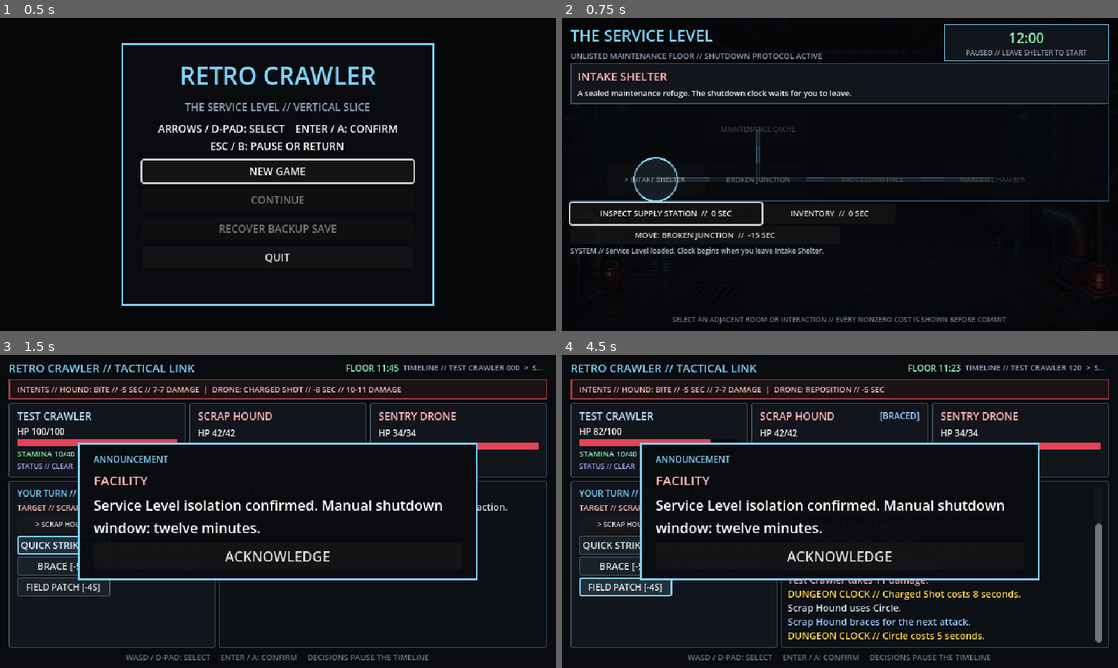
Above: before the commit, frames 1-4 (two rows, left to right).
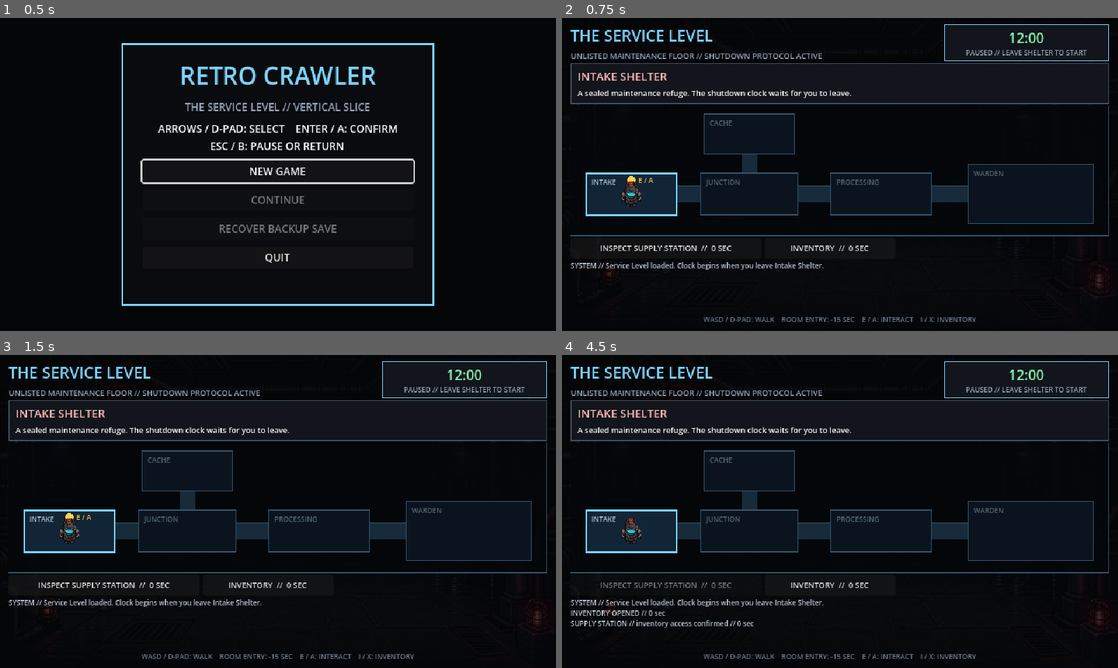
Above: after the commit, the same moments.

Repository: mtmann213/retro-crawler
Game: Godot game, scene res://main/main.tscn
Two runs of this game, one before a commit and one after it. Both use one fixed random seed, a clock stepped at 60 frames per second and the inputs below.
Inputs (mouse positions are in pixels of both pictures, inside the frame that each line leads up to):
- Up to frame 1 (0.5 s): no input
- Up to frame 2 (0.75 s): click "NEW GAME" at 0.5 s
- Up to frame 3 (1.5 s): click (194, 517) at 1.25 s, where only the run before the commit has a clickable "BROKEN JUNCTION"
- Up to frame 4 (4.5 s): click (828, 586) at 2 s, where only the run after the commit has a clickable "INVENTORY // 0 SEC"; click (840, 633) at 2.75 s, where only the run after the commit has a clickable "RETURN TO DUNGEON"; click (623, 524) at 3.5 s, where only the run before the commit has a clickable "> SCRAP HOUND"; click (667, 586) at 4.25 s, where only the run after the commit has a clickable "INSPECT SUPPLY STATION // 0 S…"

Frame 1 is identical in both runs. In frame 2, 7.9% of the frame differs, in the area x 1-99%, y 30-98%; in frame 3, 17%; in frame 4, 20%, in the area x 1-99%, y 2-98%.

Commit message:
Add Milestone 8 walkable Service Level

Diff:
--- a/scenes/dungeon/dungeon_map.gd
+++ /dev/null
@@ -1,37 +0,0 @@
-class_name DungeonMap
-extends Control
-
-const FLOOR: FloorDefinition = preload("res://content/floors/floor_service_level.tres")
-const PATH_COLOR := Color("35506a")
-const ACTIVE_COLOR := Color("7dd3fc")
-
-var current_room_id: StringName = &""
-
-
-func _ready() -> void:
-	mouse_filter = Control.MOUSE_FILTER_PASS
-	queue_redraw()
-
-
-func present(room_id: StringName) -> void:
-	current_room_id = room_id
-	queue_redraw()
-
-
-func _draw() -> void:
-	draw_rect(Rect2(Vector2.ZERO, size), Color(0.025, 0.035, 0.05, 0.82), true)
-	draw_rect(Rect2(Vector2.ZERO, size), Color(0.192, 0.365, 0.478, 0.8), false, 1.0)
-	for room: RoomDefinition in FLOOR.rooms:
-		var from := room.map_position + Vector2(56, 19)
-		for exit_id: StringName in room.connected_room_ids:
-			if String(room.content_id) >= String(exit_id):
-				continue
-			var destination := FLOOR.get_room(exit_id)
-			var to := destination.map_position + Vector2(56, 19)
-			draw_line(from, to, PATH_COLOR, 5.0, false)
-			draw_line(from, to, Color("152435"), 2.0, false)
-	var current := FLOOR.get_room(current_room_id)
-	if current != null:
-		var center := current.map_position + Vector2(56, 19)
-		draw_circle(center, 25.0, Color(0.49, 0.83, 0.99, 0.12))
-		draw_arc(center, 25.0, 0.0, TAU, 24, ACTIVE_COLOR, 2.0, false)
--- a/scenes/dungeon/dungeon_screen.gd
+++ b/scenes/dungeon/dungeon_screen.gd
@@ -11,8 +11,7 @@
 @onready var floor_clock: FloorClock = %FloorClock
 @onready var room_title: Label = %RoomTitle
 @onready var room_description: Label = %RoomDescription
-@onready var map_area: Control = %MapArea
-@onready var exit_list: GridContainer = %ExitList
+@onready var map_area: WalkableWorld = %MapArea
 @onready var interaction_button: DungeonInteractable = %InteractionButton
 @onready var inventory_button: Button = %InventoryButton
 @onready var emergency_button: Button = %EmergencyButton
@@ -40,27 +39,15 @@
 	interaction_button.interaction_requested.connect(_interact)
 	inventory_button.pressed.connect(_open_inventory)
 	inventory_screen.item_used.connect(_spend_inventory_time)
+	inventory_screen.continue_requested.connect(_return_from_inventory)
 	extract_button.pressed.connect(_extract)
 	emergency_button.pressed.connect(_extract)
 	announcement_panel.event_acknowledged.connect(_acknowledge_dialogue)
-	_build_map()
+	map_area.room_entered.connect(_move_to_room)
+	map_area.interaction_requested.connect(_world_interact)
+	map_area.inventory_requested.connect(_open_inventory)
 	_append_log("SYSTEM // Service Level loaded. Clock begins when you leave Intake Shelter.")
 	_render_room()
-
-
-func _build_map() -> void:
-	for room: RoomDefinition in FLOOR.rooms:
-		var button := Button.new()
-		button.name = String(room.content_id)
-		button.position = room.map_position
-		button.size = Vector2(112, 38)
-		button.text = room.display_name.to_upper()
-		button.clip_text = true
-		button.text_overrun_behavior = TextServer.OVERRUN_TRIM_ELLIPSIS
-		button.add_theme_font_size_override("font_size", 8)
-		button.tooltip_text = room.description
-		button.pressed.connect(_move_to_room.bind(room.content_id))
-		map_area.add_child(button)
 
 
 func _render_room() -> void:
@@ -68,7 +55,10 @@
 	var room_state := floor_state.get_room_state(room.content_id)
 	room_title.text = room.display_name.to_upper()
 	room_description.text = room.description
-	(map_area as DungeonMap).present(room.content_id)
+	var visited: Dictionary[StringName, bool] = {}
+	for room_id: StringName in floor_state.rooms:
+		visited[room_id] = floor_state.get_room_state(room_id).visited
+	map_area.present(room.content_id, visited, room.interaction_label, not room_state.interaction_completed)
 	floor_clock.present(floor_state)
 	interaction_button.setup(room, room_state.interaction_completed)
 	emergency_button.visible = (
@@ -76,24 +66,6 @@
 		and not floor_state.boss_defeated
 		and not floor_state.extracted
 	)
-	for child: Node in exit_list.get_children():
-		child.queue_free()
-	for exit_id: StringName in room.connected_room_ids:
-		var destination := FLOOR.get_room(exit_id)
-		var button := Button.new()
-		button.text = "MOVE: %s  //  -%d SEC" % [destination.display_name.to_upper(), FLOOR.room_transition_cost]
-		button.size_flags_horizontal = Control.SIZE_EXPAND_FILL
-		button.add_theme_font_size_override("font_size", 9)
-		button.disabled = floor_state.floor_failed or floor_state.extracted
-		button.pressed.connect(_move_to_room.bind(exit_id))
-		exit_list.add_child(button)
-	for map_node: Node in map_area.get_children():
-		var map_button := map_node as Button
-		var map_room_id := StringName(map_button.name)
-		var visited := floor_state.get_room_state(map_room_id).visited
-		map_button.text = ("> " if map_room_id == floor_state.current_room_id else "") + FLOOR.get_room(map_room_id).display_name.to_upper()
-		map_button.disabled = not room.connected_room_ids.has(map_room_id) or floor_state.floor_failed or floor_state.extracted
-		map_button.modulate = Color.WHITE if visited or map_room_id == floor_state.current_room_id else Color(0.45, 0.48, 0.52)
 	end_panel.visible = floor_state.floor_failed or floor_state.extracted or floor_state.victory_ending
 	if floor_state.victory_ending:
 		end_label.text = "RUN COMPLETE // WARDEN DEFEATED\nThe Service Level is safely shut down."
@@ -105,6 +77,7 @@
 		end_label.text = "FLOOR FAILURE // SHUTDOWN DEADLINE REACHED"
 		extract_button.visible = true
 	call_deferred("_focus_default_control")
+	map_area.movement_enabled = not floor_state.floor_failed and not floor_state.extracted and not floor_state.victory_ending
 
 
 func _move_to_room(room_id: StringName) -> void:
@@ -154,12 +127,25 @@
 	_request_save()
 
 
+func _world_interact() -> void:
+	var room := FLOOR.get_room(floor_state.current_room_id)
+	if not room.interaction_id.is_empty():
+		_interact(room.interaction_id)
+
+
 func _open_inventory() -> void:
 	var player := PrototypeEncounter.create_simulation().get_combatant(1)
 	EquipmentRules.apply_equipped_items(reward_session.inventory, player, reward_session.item_catalog)
 	CombatScreen.apply_player_run_snapshot(player, player_run_state)
 	inventory_screen.present(reward_session, player, [], "RETURN TO DUNGEON")
 	_append_log("INVENTORY OPENED // 0 sec")
+
+
+func _return_from_inventory() -> void:
+	if inventory_screen.player != null:
+		player_run_state = CombatScreen.create_player_run_snapshot(inventory_screen.player)
+	call_deferred("_focus_default_control")
+	_request_save()
 
 
 func _spend_inventory_time(seconds: int, description: String) -> void:
@@ -288,6 +274,7 @@
 	snapshot.reward_snapshot = reward_session.to_snapshot()
 	snapshot.player_run_state = player_run_state.duplicate(true)
 	snapshot.dialogue_snapshot = dialogue_state.to_snapshot()
+	snapshot.world_position = map_area.player_position
 	for flag_id: StringName in narrative_flags:
 		snapshot.narrative_flags[String(flag_id)] = narrative_flags[flag_id]
 	if active_combat != null:
@@ -306,6 +293,7 @@
 	for flag_id: String in snapshot.narrative_flags:
 		narrative_flags[StringName(flag_id)] = bool(snapshot.narrative_flags[flag_id])
 	_render_room()
+	map_area.restore_position(snapshot.world_position, floor_state.current_room_id)
 	_append_log("SYSTEM // saved session restored")
 	var pending: Array[DialogueEventDefinition] = []
 	for event: DialogueEventDefinition in dialogue_events:
@@ -325,6 +313,7 @@
 	dialogue_state.pending_events.erase(event_id)
 	dialogue_state.shown_events[event_id] = true
 	_request_save()
+	call_deferred("_focus_default_control")
 
 
 func _focus_default_control() -> void:
@@ -340,7 +329,5 @@
 		return
 	if floor_state.floor_failed and extract_button.visible:
 		extract_button.grab_focus()
-	elif interaction_button.visible and not interaction_button.disabled:
-		interaction_button.grab_focus()
-	elif exit_list.get_child_count() > 0:
-		(exit_list.get_child(0) as Control).grab_focus()
+	else:
+		map_area.grab_focus()
--- a/scenes/dungeon/dungeon_screen.tscn
+++ b/scenes/dungeon/dungeon_screen.tscn
@@ -1,21 +1,12 @@
-[gd_scene load_steps=11 format=3]
+[gd_scene load_steps=9 format=3]
 
 [ext_resource type="Script" path="res://scenes/dungeon/dungeon_screen.gd" id="1_screen"]
 [ext_resource type="PackedScene" path="res://ui/components/floor_clock.tscn" id="2_clock"]
 [ext_resource type="Script" path="res://scenes/dungeon/interactable.gd" id="3_interactable"]
-[ext_resource type="Script" path="res://scenes/dungeon/player_controller.gd" id="4_controller"]
 [ext_resource type="PackedScene" path="res://scenes/menus/inventory_screen.tscn" id="5_inventory"]
 [ext_resource type="PackedScene" path="res://ui/components/announcement_panel.tscn" id="6_announcement"]
 [ext_resource type="Texture2D" path="res://assets/environment/service_level_backdrop.png" id="7_backdrop"]
-[ext_resource type="Script" path="res://scenes/dungeon/dungeon_map.gd" id="8_map"]
-
-[sub_resource type="StyleBoxFlat" id="MapPanel"]
-bg_color = Color(0.025, 0.035, 0.05, 0.82)
-border_width_left = 1
-border_width_top = 1
-border_width_right = 1
-border_width_bottom = 1
-border_color = Color(0.192, 0.365, 0.478, 0.8)
+[ext_resource type="Script" path="res://scenes/dungeon/walkable_world.gd" id="8_map"]
 
 [sub_resource type="StyleBoxFlat" id="Panel"]
 bg_color = Color(0.071, 0.084, 0.106, 1)
@@ -133,7 +124,7 @@
 
 [node name="MapArea" type="Control" parent="ExplorationView/Margin/Layout"]
 unique_name_in_owner = true
-custom_minimum_size = Vector2(0, 110)
+custom_minimum_size = Vector2(0, 150)
 layout_mode = 2
 clip_contents = true
 script = ExtResource("8_map")
@@ -164,14 +155,6 @@
 layout_mode = 2
 theme_override_font_sizes/font_size = 9
 text = "EMERGENCY EXTRACT  //  0 SEC"
-
-[node name="ExitList" type="GridContainer" parent="ExplorationView/Margin/Layout"]
-unique_name_in_owner = true
-layout_mode = 2
-theme_override_constants/separation = 4
-theme_override_constants/h_separation = 4
-theme_override_constants/v_separation = 3
-columns = 2
 
 [node name="EventLog" type="RichTextLabel" parent="ExplorationView/Margin/Layout"]
 unique_name_in_owner = true
@@ -186,7 +169,7 @@
 layout_mode = 2
 theme_override_colors/font_color = Color(0.42, 0.47, 0.54, 1)
 theme_override_font_sizes/font_size = 8
-text = "SELECT AN ADJACENT ROOM OR INTERACTION // EVERY NONZERO COST IS SHOWN BEFORE COMMIT"
+text = "WASD / D-PAD: WALK    ROOM ENTRY: -15 SEC    E / A: INTERACT    I / X: INVENTORY"
 horizontal_alignment = 1
 
 [node name="EndPanel" type="PanelContainer" parent="ExplorationView"]
@@ -250,9 +233,6 @@
 [node name="InventoryScreen" parent="." instance=ExtResource("5_inventory")]
 unique_name_in_owner = true
 
-[node name="PlayerController" type="Node" parent="."]
-script = ExtResource("4_controller")
-
 [node name="TransitionOverlay" type="ColorRect" parent="."]
 unique_name_in_owner = true
 layout_mode = 1
--- a/scenes/dungeon/player_controller.gd
+++ /dev/null
@@ -1,18 +0,0 @@
-class_name DungeonPlayerController
-extends Node
-
-signal direction_requested(direction: Vector2i)
-
-
-func _unhandled_input(event: InputEvent) -> void:
-	var direction := Vector2i.ZERO
-	if event.is_action_pressed("move_up"):
-		direction = Vector2i.UP
-	elif event.is_action_pressed("move_down"):
-		direction = Vector2i.DOWN
-	elif event.is_action_pressed("move_left"):
-		direction = Vector2i.LEFT
-	elif event.is_action_pressed("move_right"):
-		direction = Vector2i.RIGHT
-	if direction != Vector2i.ZERO:
-		direction_requested.emit(direction)
--- /dev/null
+++ b/scenes/dungeon/walkable_world.gd
@@ -0,0 +1,150 @@
+class_name WalkableWorld
+extends Control
+
+signal room_entered(room_id: StringName)
+signal interaction_requested
+signal inventory_requested
+
+const PLAYER_TEXTURE := preload("res://assets/characters/crawler_topdown.png")
+const MOVE_SPEED := 82.0
+const ROOM_RECTS := {
+	&"room_intake_shelter": Rect2(18, 78, 104, 48),
+	&"room_broken_junction": Rect2(150, 78, 112, 48),
+	&"room_maintenance_cache": Rect2(154, 10, 104, 46),
+	&"room_processing_hall": Rect2(300, 78, 116, 48),
+	&"room_warden_chamber": Rect2(458, 68, 144, 68),
+}
+const CORRIDORS := [
+	Rect2(116, 93, 38, 18),
+	Rect2(197, 52, 18, 30),
+	Rect2(258, 93, 46, 18),
+	Rect2(412, 93, 50, 18),
+]
+const ROOM_NAMES := {
+	&"room_intake_shelter": "INTAKE",
+	&"room_broken_junction": "JUNCTION",
+	&"room_maintenance_cache": "CACHE",
+	&"room_processing_hall": "PROCESSING",
+	&"room_warden_chamber": "WARDEN",
+}
+
+var player_position := Vector2(70, 102)
+var current_room_id: StringName = &"room_intake_shelter"
+var visited_room_ids: Dictionary[StringName, bool] = {}
+var interaction_text := ""
+var interaction_available := false
+var movement_enabled := true
+var player_sprite := Sprite2D.new()
+
+
+func _ready() -> void:
+	focus_mode = Control.FOCUS_ALL
+	mouse_filter = Control.MOUSE_FILTER_STOP
+	clip_contents = true
+	var atlas := AtlasTexture.new()
+	atlas.atlas = PLAYER_TEXTURE
+	atlas.region = Rect2(340, 180, 580, 770)
+	player_sprite.texture = atlas
+	player_sprite.scale = Vector2(0.042, 0.042)
+	player_sprite.position = player_position
+	player_sprite.z_index = 5
+	add_child(player_sprite)
+	queue_redraw()
+
+
+func _process(delta: float) -> void:
+	if not movement_enabled or not is_visible_in_tree() or not has_focus():
+		return
+	var direction := Input.get_vector("move_left", "move_right", "move_up", "move_down")
+	if direction.is_zero_approx():
+		return
+	var motion := direction.normalized() * MOVE_SPEED * delta
+	var next := player_position
+	var horizontal := next + Vector2(motion.x, 0)
+	if _is_walkable(horizontal):
+		next = horizontal
+	var vertical := next + Vector2(0, motion.y)
+	if _is_walkable(vertical):
+		next = vertical
+	player_position = next
+	player_sprite.position = player_position
+	_check_room_entry()
+	queue_redraw()
+
+
+func _unhandled_input(event: InputEvent) -> void:
+	if not movement_enabled or not is_visible_in_tree() or not has_focus():
+		return
+	if event.is_action_pressed("inspect") or event.is_action_pressed("confirm"):
+		interaction_requested.emit()
+		get_viewport().set_input_as_handled()
+	elif event.is_action_pressed("inventory"):
+		inventory_requested.emit()
+		get_viewport().set_input_as_handled()
+
+
+func present(
+	room_id: StringName,
+	visited: Dictionary[StringName, bool],
+	interaction_label: String,
+	can_interact: bool,
+) -> void:
+	visited_room_ids = visited.duplicate()
+	interaction_text = interaction_label
+	interaction_available = can_interact
+	if current_room_id != room_id:
+		sync_to_room(room_id)
+	queue_redraw()
+
+
+func sync_to_room(room_id: StringName, force_warp: bool = true) -> void:
+	current_room_id = room_id
+	if force_warp or not (ROOM_RECTS[room_id] as Rect2).has_point(player_position):
+		player_position = (ROOM_RECTS[room_id] as Rect2).get_center()
+		player_sprite.position = player_position
+	queue_redraw()
+
+
+func restore_position(position: Vector2, room_id: StringName) -> void:
+	current_room_id = room_id
+	player_position = position if _is_walkable(position) else (ROOM_RECTS[room_id] as Rect2).get_center()
+	player_sprite.position = player_position
+	queue_redraw()
+
+
+func _check_room_entry() -> void:
+	for room_id: StringName in ROOM_RECTS:
+		var interior := (ROOM_RECTS[room_id] as Rect2).grow(-4.0)
+		if interior.has_point(player_position) and room_id != current_room_id:
+			current_room_id = room_id
+			room_entered.emit(room_id)
+			return
+
+
+func _is_walkable(position: Vector2) -> bool:
+	for rect: Rect2 in ROOM_RECTS.values():
+		if rect.grow(-3.0).has_point(position):
+			return true
+	for corridor: Rect2 in CORRIDORS:
+		if corridor.has_point(position):
+			return true
+	return false
+
+
+func _draw() -> void:
+	draw_rect(Rect2(Vector2.ZERO, size), Color(0.018, 0.027, 0.04, 0.88), true)
+	for corridor: Rect2 in CORRIDORS:
+		draw_rect(corridor, Color("172b3b"), true)
+		draw_line(corridor.position, corridor.position + Vector2(corridor.size.x, 0), Color("355c72"), 1.0)
+	for room_id: StringName in ROOM_RECTS:
+		var rect: Rect2 = ROOM_RECTS[room_id]
+		var visited: bool = visited_room_ids.get(room_id, false) or room_id == current_room_id
+		var fill := Color("122536") if visited else Color("0b141e")
+		draw_rect(rect, fill, true)
+		draw_rect(rect, Color("7dd3fc") if room_id == current_room_id else Color("35566d"), false, 2.0 if room_id == current_room_id else 1.0)
+		draw_string(ThemeDB.fallback_font, rect.position + Vector2(6, 13), ROOM_NAMES[room_id], HORIZONTAL_ALIGNMENT_LEFT, -1, 8, Color("a9c5d8") if visited else Color("536674"))
+	if interaction_available:
+		var marker := (ROOM_RECTS[current_room_id] as Rect2).get_center() + Vector2(0, -16)
+		draw_circle(marker, 5.0, Color("fcd34d"))
+		draw_string(ThemeDB.fallback_font, marker + Vector2(8, 3), "E / A", HORIZONTAL_ALIGNMENT_LEFT, -1, 8, Color("fcd34d"))
+	draw_rect(Rect2(Vector2.ZERO, size), Color("31536b"), false, 1.0)
--- a/session/session_snapshot.gd
+++ b/session/session_snapshot.gd
@@ -10,6 +10,7 @@
 var dialogue_snapshot: Dictionary = {}
 var narrative_flags: Dictionary = {}
 var pending_encounter_id: StringName = &""
+var world_position := Vector2(70, 102)
 
 
 func to_dictionary() -> Dictionary:
@@ -21,6 +22,7 @@
 		"dialogue": dialogue_snapshot.duplicate(true),
 		"narrative_flags": narrative_flags.duplicate(true),
 		"pending_encounter_id": String(pending_encounter_id),
+		"world_position": {"x": world_position.x, "y": world_position.y},
 	}
 
 
@@ -33,6 +35,8 @@
 	snapshot.dialogue_snapshot = (data.get("dialogue", {}) as Dictionary).duplicate(true)
 	snapshot.narrative_flags = (data.get("narrative_flags", {}) as Dictionary).duplicate(true)
 	snapshot.pending_encounter_id = StringName(data.get("pending_encounter_id", ""))
+	var world: Dictionary = data.get("world_position", {"x": 70, "y": 102})
+	snapshot.world_position = Vector2(float(world.get("x", 70)), float(world.get("y", 102)))
 	return snapshot
 
 
@@ -137,6 +141,14 @@
 		errors.append("Warden encounter is not in the Warden chamber.")
 	if encounter_id == "encounter_two_enemy" and room_id not in ["room_broken_junction", "room_processing_hall"]:
 		errors.append("Ordinary encounter is not in an encounter room.")
+	if data.has("world_position"):
+		if not data.world_position is Dictionary:
+			errors.append("World position must be a dictionary.")
+		else:
+			for axis: String in ["x", "y"]:
+				var coordinate = data.world_position.get(axis, null)
+				if not (coordinate is int or coordinate is float) or not is_finite(float(coordinate)):
+					errors.append("World position %s is malformed." % axis)
 	return errors
 
 
--- a/tests/integration/test_dungeon_screen.gd
+++ b/tests/integration/test_dungeon_screen.gd
@@ -3,14 +3,13 @@
 const DUNGEON_SCREEN := preload("res://scenes/dungeon/dungeon_screen.tscn")
 
 
-func test_initial_room_pauses_clock_and_advertises_move_cost() -> void:
+func test_initial_room_pauses_clock_and_advertises_room_entry_cost() -> void:
 	var screen := await _spawn_screen()
 	assert_eq(screen.floor_state.current_room_id, &"room_intake_shelter")
 	assert_false(screen.floor_state.clock_started)
 	assert_eq(screen.floor_state.remaining_seconds, 720)
 	assert_string_contains((screen.get_node("%FloorClock") as FloorClock).time_label.text, "12:00")
-	var exits := screen.get_node("%ExitList") as GridContainer
-	assert_string_contains((exits.get_child(0) as Button).text, "-15 SEC")
+	assert_string_contains((screen.get_node("ExplorationView/Margin/Layout/Footer") as Label).text, "ROOM ENTRY: -15 SEC")
 	assert_eq(
 		(screen.get_node("%CombatHost") as Control).mouse_filter,
 		Control.MOUSE_FILTER_IGNORE,
@@ -25,17 +24,30 @@
 	var inventory := screen.get_node("%InventoryScreen") as InventoryScreen
 	assert_true(inventory.visible)
 	(inventory.get_node("%ContinueButton") as Button).pressed.emit()
+	await get_tree().process_frame
 	assert_false(inventory.visible)
 	assert_eq(screen.floor_state.remaining_seconds, 720)
-
-
-func test_clicking_generated_move_button_changes_rooms_without_freeing_signal_sender() -> void:
-	var screen := await _spawn_screen()
-	var exits := screen.get_node("%ExitList") as GridContainer
-	(exits.get_child(0) as Button).pressed.emit()
+	assert_eq(get_viewport().gui_get_focus_owner(), screen.map_area)
+
+
+func test_entering_a_connected_room_changes_rooms_without_freeing_signal_sender() -> void:
+	var screen := await _spawn_screen()
+	screen.map_area.player_position = Vector2(160, 100)
+	screen.map_area.player_sprite.position = screen.map_area.player_position
+	screen.map_area._check_room_entry()
 	await get_tree().process_frame
 	assert_eq(screen.floor_state.current_room_id, &"room_broken_junction")
 	assert_eq(screen.floor_state.remaining_seconds, 705)
+	assert_not_null(screen.active_combat)
+
+
+func test_walkable_world_constrains_player_to_rooms_and_connected_corridors() -> void:
+	var screen := await _spawn_screen()
+	assert_true(screen.map_area._is_walkable(Vector2(120, 100)))
+	assert_true(screen.map_area._is_walkable(Vector2(205, 65)))
+	assert_true(screen.map_area._is_walkable(Vector2(280, 100)))
+	assert_false(screen.map_area._is_walkable(Vector2(280, 35)))
+	assert_false(screen.map_area._is_walkable(Vector2(620, 149)))
 
 
 func test_using_inventory_consumable_spends_its_advertised_time() -> void:
@@ -208,9 +220,8 @@
 	assert_gte(content_rect.position.y, 7.0)
 	assert_lte(content_rect.end.y, 353.0)
 	var map_rect := screen.map_area.get_global_rect()
-	for child: Node in screen.map_area.get_children():
-		var room_button := child as Button
-		assert_true(map_rect.encloses(room_button.get_global_rect()))
+	assert_true(map_rect.has_point(map_rect.position + screen.map_area.player_position))
+	assert_eq(screen.map_area.current_room_id, &"room_broken_junction")
 
 
 func _spawn_screen() -> DungeonScreen:
--- a/tests/integration/test_save_round_trip.gd
+++ b/tests/integration/test_save_round_trip.gd
@@ -142,6 +142,7 @@
 	original.floor_state.clock_started = true
 	original.floor_state.get_room_state(&"room_broken_junction").encounter_completed = true
 	original.player_run_state = {"current_hp": 63, "resources": {"stamina": 4}}
+	original.map_area.restore_position(Vector2(350, 102), &"room_processing_hall")
 	var patch := original.reward_session.get_item(&"item_field_patch")
 	InventoryRules.add_item(original.reward_session.inventory, patch, 2)
 	var checkpoint := original.create_session_snapshot()
@@ -154,6 +155,7 @@
 	assert_true(restored.floor_state.get_room_state(&"room_broken_junction").encounter_completed)
 	assert_eq(restored.player_run_state.current_hp, 63)
 	assert_eq(restored.reward_session.inventory.get_quantity(&"item_field_patch"), 2)
+	assert_eq(restored.map_area.player_position, Vector2(350, 102))
 
 
 func test_midcombat_checkpoint_restarts_the_pending_encounter() -> void:
@@ -174,7 +176,7 @@
 	assert_false(restored.exploration_view.visible)
 
 
-func test_controller_focus_recovers_after_a_focused_exit_is_replaced() -> void:
+func test_controller_focus_returns_to_world_after_physical_room_entry() -> void:
 	var screen := load("res://scenes/dungeon/dungeon_screen.tscn").instantiate() as DungeonScreen
 	add_child_autofree(screen)
 	await get_tree().process_frame
@@ -183,18 +185,14 @@
 	await get_tree().process_frame
 	while screen.announcement_panel.visible:
 		(screen.announcement_panel.get_node("%DismissButton") as Button).pressed.emit()
-	var cache_button: Button
-	for child: Button in screen.exit_list.get_children():
-		if "MAINTENANCE CACHE" in child.text:
-			cache_button = child
-			break
-	assert_not_null(cache_button)
-	cache_button.grab_focus()
-	cache_button.pressed.emit()
+	screen.map_area.grab_focus()
+	screen.map_area.player_position = Vector2(205, 30)
+	screen.map_area.player_sprite.position = screen.map_area.player_position
+	screen.map_area._check_room_entry()
 	await get_tree().process_frame
 	await get_tree().process_frame
 	assert_eq(screen.floor_state.current_room_id, &"room_maintenance_cache")
-	assert_eq(get_viewport().gui_get_focus_owner(), screen.interaction_button)
+	assert_eq(get_viewport().gui_get_focus_owner(), screen.map_area)
 
 
 func test_pending_narrative_queue_survives_restore_until_acknowledged() -> void:
Binary file added: assets/characters/crawler_topdown.png
Not shown, added: assets/characters/crawler_topdown.png.import
Not shown, removed: scenes/dungeon/dungeon_map.gd.uid
Not shown, removed: scenes/dungeon/player_controller.gd.uid
Not shown, added: scenes/dungeon/walkable_world.gd.uid
Not shown, changed: LICENSES.md
Not shown, changed: PLAYTEST.md
Not shown, changed: README.md
